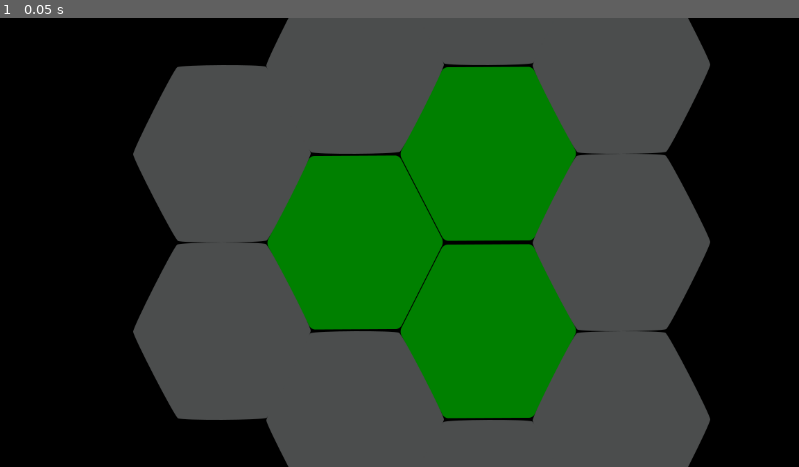
Above: before the commit, frame 1.
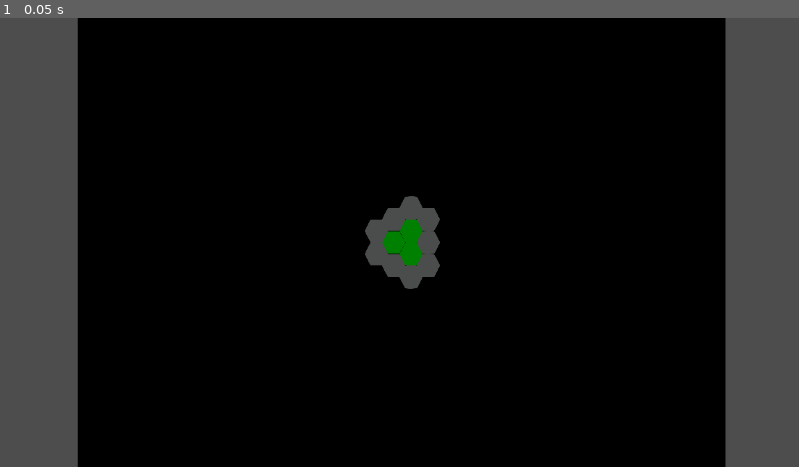
Above: after the commit, the same moment.

Repository: antoskaneet/HehaWar_Classic
Game: Godot game, scene res://scenes/Main.tscn
Same seed, same stepped clock (60 frames per second), same inputs: the game is played once before the commit and once after it.
Inputs:
- Up to frame 1 (0.05 s): no input

The runs differ from the first frame. In frame 1, 82% of the frame differs, in the area x 0-100%, y 0-100%.

Commit message:
0.2v
аьаьаьаь

Diff:
--- /dev/null
+++ b/core/autoload/EventBus.tscn
@@ -0,0 +1,3 @@
+[gd_scene format=3 uid="uid://bunqbcg7b8e7u"]
+
+[node name="EventBus" type="Node2D"]
--- a/core/autoload/MovementSystem.gd
+++ b/core/autoload/UnitSelector.gd
@@ -2,24 +2,16 @@
 
 var hex_grid = HexGrid.new()
 var tilemap_layer: TileMapLayer
-var unit
-
-func _ready() -> void:
-	print("loaded MovementSystem")
-
-func _init() -> void:
-	print("load MovementSystem")
 
 func set_tilemaplayer(tilemaplayer):
 	tilemap_layer = tilemaplayer
 
 func register_unit(unit: Node):
-	self.unit = unit
 	unit.unit_selected.connect(_on_unit_selected)
-	print("Подписан на юнит: ", unit.name)
+	print("Подписан на сигнал юнита: ", unit.name)
 
-func _on_unit_selected(data: UnitData):
-	print("Выбран юнит:")
+func _on_unit_selected(data: UnitData, unit: Node):
+	print("Выбран юнит:", unit)
 	var radius = data.radius
 	var position = unit.get_position()
 	var coords = tilemap_layer.local_to_map(position)
--- a/project.godot
+++ b/project.godot
@@ -17,7 +17,7 @@
 
 [autoload]
 
-MovementSystem="*res://core/autoload/MovementSystem.gd"
+UnitSelector="*res://core/autoload/UnitSelector.gd"
 
 [rendering]
 
--- a/scenes/Main.tscn
+++ b/scenes/Main.tscn
@@ -7,3 +7,4 @@
 [node name="TestLevel" parent="." instance=ExtResource("1_elqb8")]
 
 [node name="Camera2D" type="Camera2D" parent="."]
+zoom = Vector2(0.13, 0.13)
--- a/scenes/levels/TestLevel.tscn
+++ b/scenes/levels/TestLevel.tscn
@@ -8,8 +8,8 @@
 script = ExtResource("1_3wv3p")
 
 [node name="Sprite2D" type="Sprite2D" parent="."]
-position = Vector2(14, 10)
-scale = Vector2(14.5417, 14.5417)
+position = Vector2(24.3888, 18.5)
+scale = Vector2(81.6806, 81.6805)
 texture = ExtResource("1_86d4f")
 
 [node name="TileMapLayer" type="TileMapLayer" parent="."]
--- a/scripts/levels/TestLevel.gd
+++ b/scripts/levels/TestLevel.gd
@@ -3,4 +3,4 @@
 @onready var tilemap_layer = get_node("TileMapLayer")
 
 func _ready() -> void:
-	MovementSystem.set_tilemaplayer(tilemap_layer)
+	UnitSelector.set_tilemaplayer(tilemap_layer)
--- a/scripts/tiles/units/unit/Unit.gd
+++ b/scripts/tiles/units/unit/Unit.gd
@@ -1,6 +1,16 @@
 extends Node
 
+@onready var inputunit = $InputUnit
+@onready var unit = self
+
+signal unit_selected(data: UnitData, unit: Node)
 var data = UnitData.new()
 
 func _ready():
+	print("hex_loaded")
+	inputunit.unit_selected.connect(_on_hex_unit_selected)
+	UnitSelector.register_unit(self)
 	data.radius = 3
+
+func _on_hex_unit_selected():
+	emit_signal("unit_selected", data, unit)
--- a/scripts/tiles/units/unit/UnitInput.gd
+++ b/scripts/tiles/units/unit/UnitInput.gd
@@ -1,14 +1,10 @@
 extends Area2D
 
-signal unit_selected(data: UnitData)
+signal unit_selected()
+
 var data: UnitData
-
-func _ready():
-	print("hex_loaded")
-	data = get_parent().data
-	MovementSystem.register_unit(self)
 
 func _on_hex_selected(viewport: Node, event: InputEvent, shape_idx: int) -> void:
 	if event is InputEventMouseButton and event.pressed and event.button_index == MOUSE_BUTTON_LEFT:
 		print("click")
-		emit_signal("unit_selected", data)
+		emit_signal("unit_selected")
Renamed: core/autoload/MovementSystem.gd.uid -> core/autoload/UnitSelector.gd.uid
